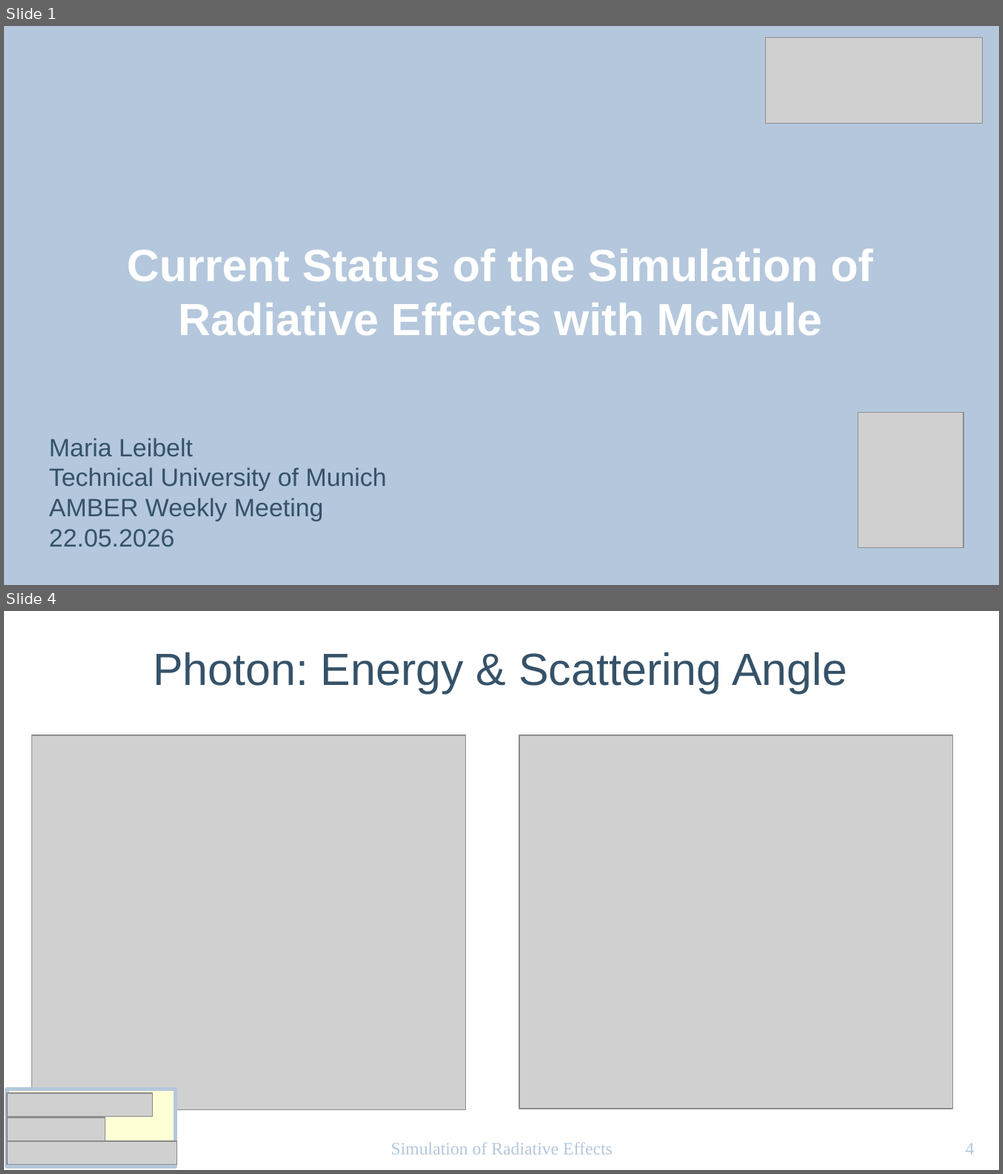
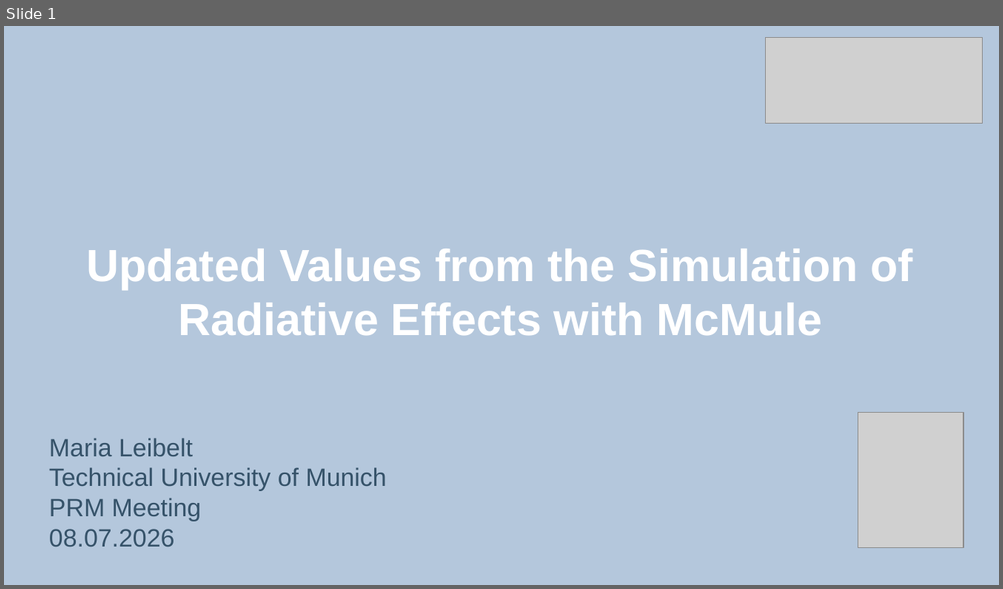
Before and after one commit to marialeibelt/RadCorAMBER, a slide deck: PRM_20_05.odp. Shown one above the other, each under a label of ours: slides 1 and 4 before the commit, slide 1 after it; the slides between them are not shown. The pictures are 1003x1174 and 1003x589 pixels, drawn with LibreOffice and Linux fonts; fonts in the diff are those of the drawing; grey boxes stand for pictures. Boxes give left, top, right and bottom in pixels: in the first picture for what was removed or moved away, otherwise in the second. Text is boxed around its words. In the diff, an @@ line names an element or a change of style, - is before the commit and + after.

```diff
--- a/PRM_20_05.odp
+++ b/PRM_20_05.odp
@@ slide 4 removed at [4,611,999,1170], background #FFFFFF @@
@@ title removed at [153,652,847,693] @@
-Photon: Energy & Scattering Angle
@@ picture removed at [32,735,466,1111] @@
@@ picture removed at [519,735,953,1109] @@
@@ rectangle removed at [7,1089,176,1167] @@
@@ picture removed at [7,1093,152,1117] @@
@@ picture removed at [7,1118,105,1142] @@
@@ picture removed at [7,1142,176,1165] @@
@@ text removed at [391,1142,612,1155] @@
-Simulation of Radiative Effects
@@ page number removed at [965,1143,974,1155] @@
-4
@@ slide 1 changed as well @@
@@ title at [87,249,913,336]: text changed @@
-Current Status of the Simulation of Radiative Effects with McMule
+Updated Values from the Simulation of Radiative Effects with McMule
@@ subtitle at [49,498,202,547]: text changed @@
-AMBER Weekly Meeting
-22.05.2026
+PRM Meeting
+08.07.2026
```
Also in this commit, not shown: 1 other slide changed, 1 slide added, 7 other slides removed, 43 other files.
